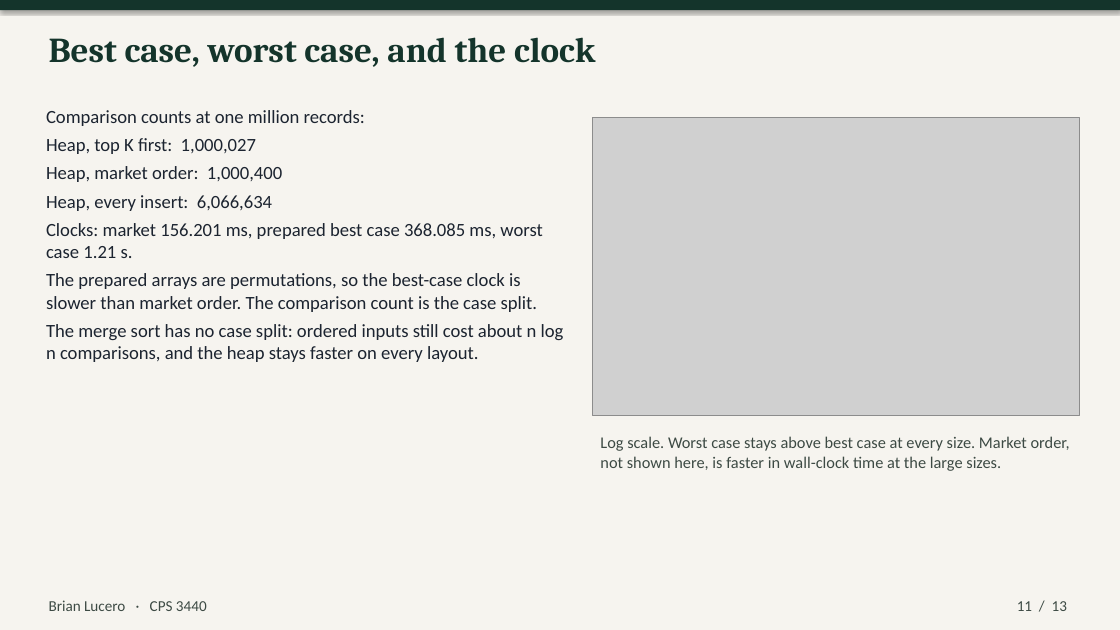
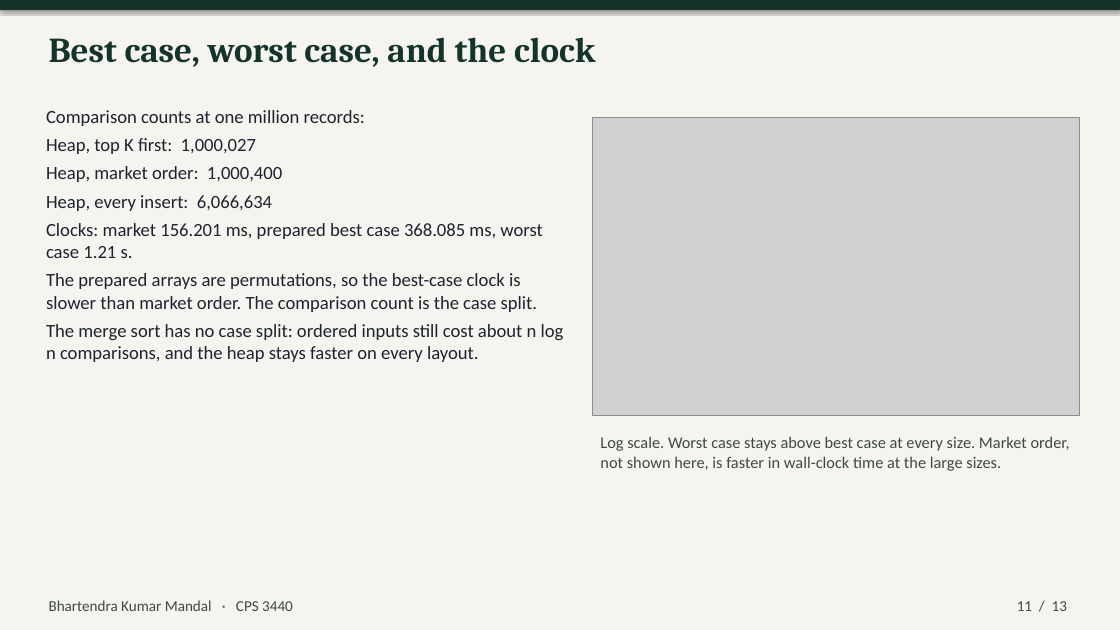
Before and after one commit to aashish000000/CPS3440-Stock-Algorithm-Analyzer, a slide deck: slide 11 of presentation/CPS3440-Stock-Algorithm-Analyzer.pptx. Drawn at 1120x630 pixels with LibreOffice and Linux fonts; fonts in the diff are those of the drawing; grey boxes stand for pictures. Boxes give left, top, right and bottom in pixels: in the first picture for what was removed or moved away, otherwise in the second. Text is boxed around its words. In the diff, an @@ line names an element or a change of style, - is before the commit and + after.

```diff
--- a/presentation/CPS3440-Stock-Algorithm-Analyzer.pptx
+++ b/presentation/CPS3440-Stock-Algorithm-Analyzer.pptx
@@ text at [49, 600, 293, 611]: text changed @@
-Brian Lucero · CPS 3440
+Bhartendra Kumar Mandal · CPS 3440
```
Also in this commit, not shown: 5 other slides changed, 9 other files.
